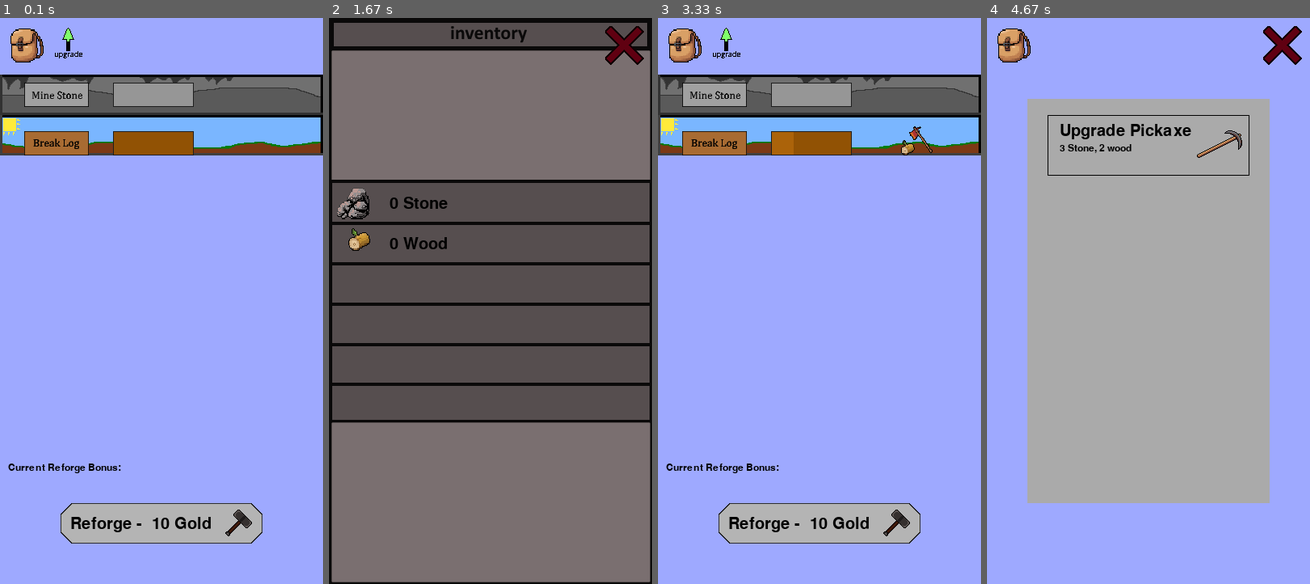
Above: before the commit, frames 1-4 (left to right).
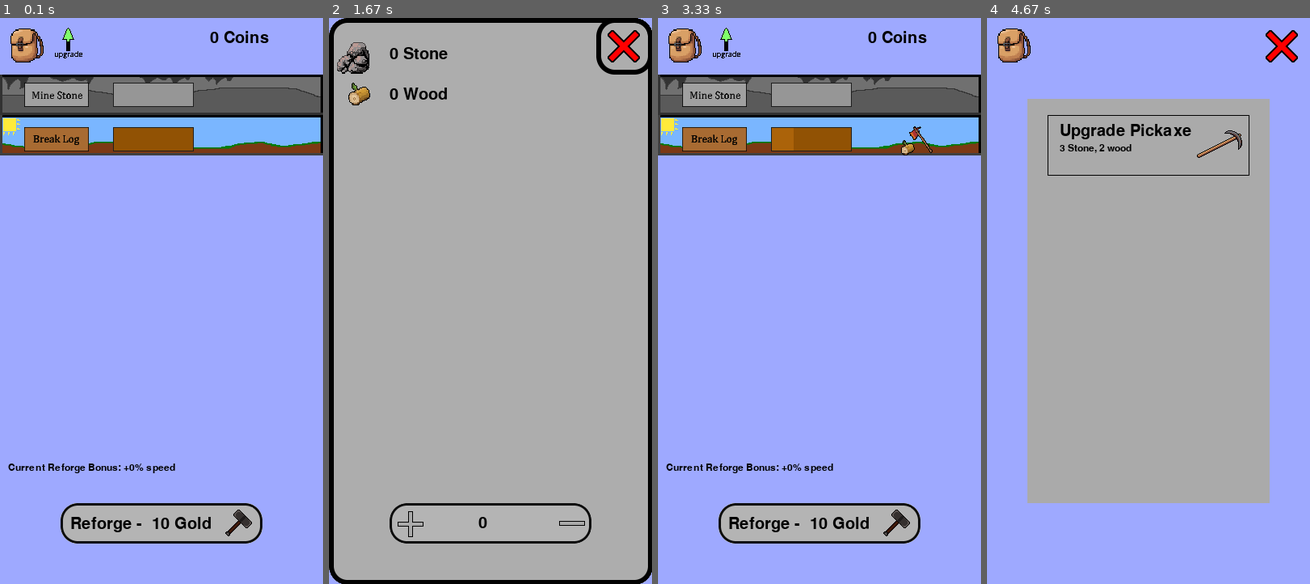
Above: after the commit, the same moments.

Repository: bry-ce/incrementalgame
Game: pygame game, started from clicker.py
Two runs of this game, one before a commit and one after it. Both use one fixed random seed, a clock stepped at 60 frames per second and the inputs below.
Inputs (mouse positions are in pixels of both pictures, inside the frame that each line leads up to):
- Up to frame 1 (0.1 s): no input
- Up to frame 2 (1.67 s): click (387, 136) at 0.4 s; click "Reforge - 10 Gold" at 0.73 s; click (354, 46) at 1.07 s; click (571, 521) at 1.4 s
- Up to frame 3 (3.33 s): click (819, 521) at 1.73 s, where only the run after the commit has a clickable "0"; click (951, 46) at 3.07 s
- Up to frame 4 (4.67 s): click (1045, 97) at 3.4 s; click (1054, 46) at 4.23 s

The runs differ from the first frame. In frame 1, 1.8% of the frame differs, in the area x 7-84%, y 2-93%; in frame 2, 97%, in the area x 0-100%, y 0-100%; in frame 3, 1.8%; in frame 4, 0.4%.

Commit message:
visual changes and more

Diff:
--- a/clicker.py
+++ b/clicker.py
@@ -3,6 +3,7 @@
 from onClick import *
 from healthbar import *
 from imageImports import *
+import math
 framerate = 24
 
 pygame.init()
@@ -26,33 +27,36 @@
 picklvl = 1
 pickUpgradeStonePrice = (3*picklvl)
 pickUpgradeWoodPrice = (2*picklvl)
+reforgeMulti = 0
 
+sellAmt = 0
+sellAmtText = font.render(str(sellAmt), True, (0,0,0))
+sellAmtRect = pygame.rect.Rect(185, 615, 100, 100)
 reforgeFont = pygame.font.Font(pygame.font.get_default_font(), 20)
 reforgeText = reforgeFont.render("Reforge -  10 Gold", True, (0,0,0))
 reforgeTextRect = pygame.rect.Rect(87, 616, 300, 200)
-bonusText = smallfont.render("Current Reforge Bonus: ", True, (0,0,0))
-reforgeMulti = 0
+bonusText = smallfont.render("Current Reforge Bonus: +" + str(round(reforgeMulti*100, 1))+ "% speed", True, (0,0,0))
 pickUpgradeText = font.render("Upgrade Pickaxe", True, (0,0,0))
 pickUpgradeTextRect = pygame.rect.Rect(90, 130, 100, 100)
 
 pickUpgradePriceText = smallfont.render(str(pickUpgradeStonePrice) + " Stone, " + str(pickUpgradeWoodPrice) + " wood", True, (0,0,0))
 pickUpgradePriceRect = pygame.rect.Rect(90, 155, 100, 100)
 stoneAmt = font.render(str(stone)+ " Stone", True, (0,0,0))
-stoneAmtRect = pygame.rect.Rect(75, 220, 40, 40)
+stoneAmtRect = pygame.rect.Rect(75, 35, 40, 40)
 
 woodAmt = font.render(str(wood) + " Wood", True, (0,0,0))
-woodAmtRect = pygame.rect.Rect(75, 270, 40, 40)
+woodAmtRect = pygame.rect.Rect(75, 85, 40, 40)
 #buttons are 80 wide, 30 tall
 
-stoneBar = healthBar(screen, (140, 80), (150,150,150), (200,200,200), stone, 1, picklvl)
-woodBar = healthBar(screen, (140, 140), (145, 82, 4), (171, 99, 10), wood, 1.3, axelvl)
+stoneBar = healthBar(screen, (140, 80), (150,150,150), (200,200,200), stone, 1*(1+reforgeMulti), picklvl)
+woodBar = healthBar(screen, (140, 135), (145, 82, 4), (171, 99, 10), wood, 1.3*(1+reforgeMulti), axelvl)
 
 stoneButton = stoneButtonUp
 stoneButtonRect = stoneButton.get_rect(topleft = (30, 80))
 stoneBarIncreasing = False
 
 woodButton = woodButtonUp
-woodButtonRect = woodButton.get_rect(topleft = (30, 140))
+woodButtonRect = woodButton.get_rect(topleft = (30, 135))
 
 inventory = False
 upgradeMenu = False
@@ -79,6 +83,13 @@
                 if onClick(stoneButtonRect):
                     stoneBar.increasing = True
                     stoneButton = stoneButtonDown
+                elif onClick(addSellRect):
+                    sellAmt+= 1
+                elif onClick(subtractSellRect):
+                    if sellAmt > 0:
+                        sellAmt -= 1
+                elif onClick(sellButtonRect):
+                    blankButton = blankButtonDown
                 elif onClick(woodButtonRect):
                     woodBar.increasing = True
                     woodButton = woodButtonDown
@@ -105,6 +116,12 @@
                         pickUpgradePriceText = smallfont.render(str(pickUpgradeStonePrice) + " Stone, " + str(pickUpgradeWoodPrice) + " wood", True, (0,0,0))
                 elif onClick(regforgeButtonRect):
                     reforgeButton = reforgeDown
+                    if (gold >= 10):
+                        gold -= 10
+                        goldAmt = font.render(str(gold)+ " Coins", True, (0,0,0))
+
+                        reforgeMulti += .01
+                        bonusText = smallfont.render("Current Reforge Bonus: +" + str(round(reforgeMulti*100, 1))+ "% speed", True, (0,0,0))
 
     stone = stoneBar.resource
     wood = woodBar.resource
@@ -116,6 +133,10 @@
         screen.blit(rockImg, rockRect)
         screen.blit(logImg, logRect)
         screen.blit(woodAmt, woodAmtRect)
+        screen.blit(blankButton, sellButtonRect)
+        screen.blit(addSellButton, addSellRect)
+        screen.blit(subtractSellButton, subtractSellRect)
+        screen.blit(sellAmtText, sellAmtRect)
     elif upgradeMenu:
         screen.blit(backpack, backpackRect)
         screen.blit(closeButton, closeRect)
@@ -130,8 +151,10 @@
         screen.blit(upgradeButton, upgradeRect)
         screen.blit(reforgeButton, regforgeButtonRect); screen.blit(reforgeText, reforgeTextRect)
         screen.blit(bonusText, (10, 550))
+        screen.blit(goldAmt, goldAmtRectMain)
         stoneBar.update()
         woodBar.update()
+
 
 
     if stoneBar.increasing and inventory == False and upgradeMenu == False:
@@ -157,6 +180,10 @@
     stoneButton = stoneButtonUp
     pickUpButton = pickaxeUpgradeUp
     reforgeButton = reforgeUp
+    blankButton = blankButtonUp
+
+
+
     print("stone:", stone, "price: ", pickUpgradeStonePrice, " Level:  " , picklvl)
     pygame.display.flip()
     clock.tick(framerate)
--- a/imageImports.py
+++ b/imageImports.py
@@ -11,7 +11,7 @@
 backpackRect = backpack.get_rect(topleft = (10,10))
 
 closeButton = pygame.image.load(r"images\close.png")
-closeRect = closeButton.get_rect(topleft = (342, 10))
+closeRect = closeButton.get_rect(topleft = (345, 15))
 
 stoneButtonUp = pygame.image.load('images\stoneButton.png')
 stoneButtonDown = pygame.image.load('images\stoneButton_Down.png')
@@ -20,10 +20,10 @@
 woodButtonDown = pygame.image.load('images\woodButton_Down.png')
 
 rockImg = pygame.image.load(r'images\rock.png')
-rockRect = rockImg.get_rect(topleft = (10,210))
+rockRect = rockImg.get_rect(topleft = (10,30))
 
 logImg = pygame.image.load(r"images\log.png")
-logRect = logImg.get_rect(topleft = (7, 245))
+logRect = logImg.get_rect(topleft = (7, 65))
 
 upgradeButton = pygame.image.load(r"images\upgrade.png")
 upgradeRect = upgradeButton.get_rect(topleft = (65, 12))
@@ -39,8 +39,8 @@
 addSellButton = pygame.image.load(r"images\addSell.png")
 subtractSellButton = pygame.image.load(r"images\subtractSell.png")
 
-addSellRect = addSellButton.get_rect(topleft = (260, 210))
-subtractSellRect = subtractSellButton.get_rect(topleft = (350, 210))
+addSellRect = addSellButton.get_rect(topleft = (85, 610))
+subtractSellRect = subtractSellButton.get_rect(topleft = (285, 610))
 
 cavebg = pygame.image.load('images\cavebg.png')
 cavebgRect = cavebg.get_rect(topleft = (0, 70))
@@ -62,3 +62,9 @@
 
 reforgeButton = reforgeUp
 regforgeButtonRect = reforgeButton.get_rect(topleft = (75, 600))
+
+blankButtonUp  = pygame.image.load(r'images\blankButton.png')
+blankButtonDown  = pygame.image.load(r'images\blankButtonDown.png')
+blankButton = blankButtonUp
+
+sellButtonRect = blankButton.get_rect(topleft = (75, 600))
Binary file added: images/blankButton.png
Binary file added: images/blankButtonDown.png
Binary file changed: images/close.png
Binary file changed: images/inventory.png
Binary file changed: images/reforgeDown.png
Binary file changed: images/reforgeUp.png
